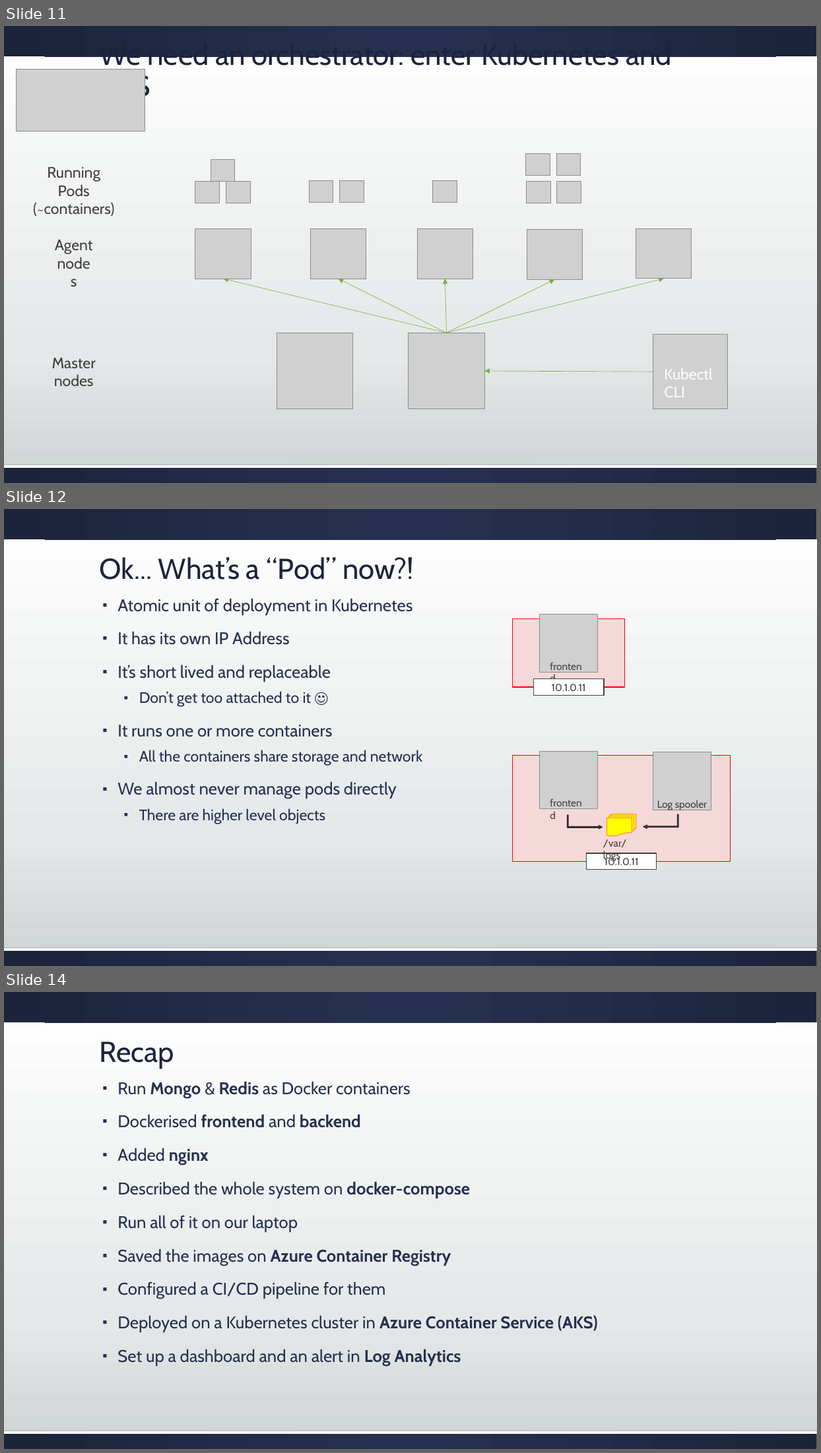
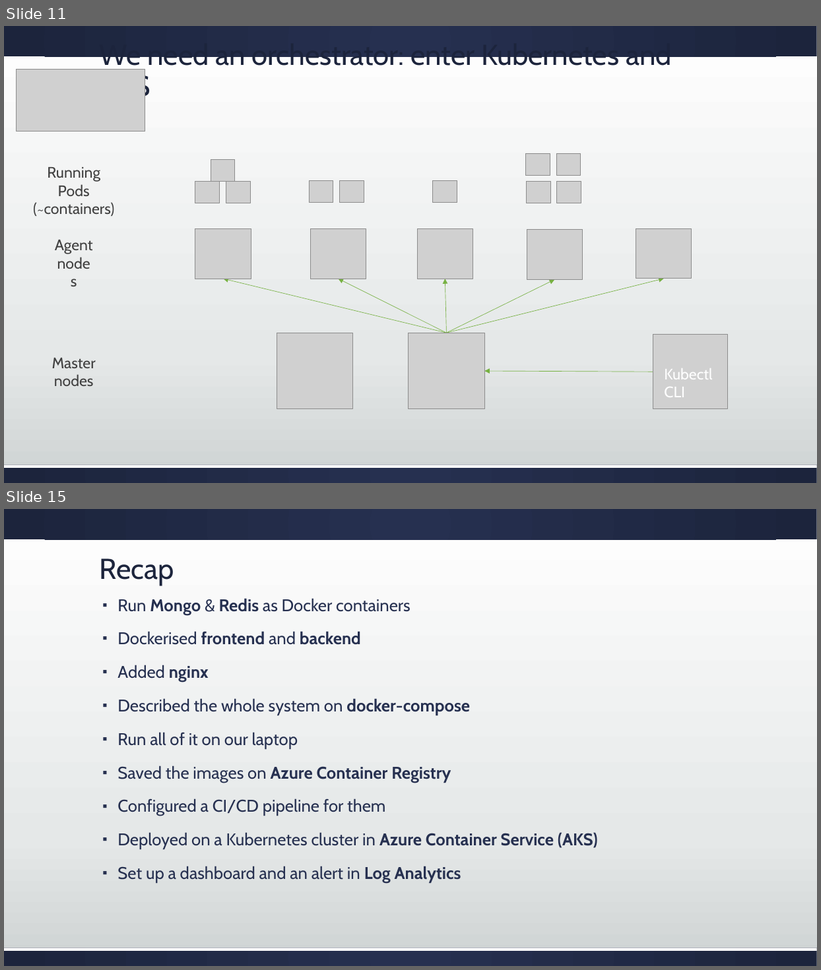
Before and after one commit to cradle77/DockerGettingStarted, a slide deck: slides.pptx. Shown one above the other, each under a label of ours: slides 11, 12 and 14 before the commit, slides 11 and 15 after it; the slides between them are not shown. The pictures are 821x1453 and 821x970 pixels, drawn with LibreOffice and Linux fonts; fonts in the diff are those of the drawing; grey boxes stand for pictures. Boxes give left, top, right and bottom in pixels: in the first picture for what was removed or moved away, otherwise in the second. Text is boxed around its words. In the diff, an @@ line names an element or a change of style, - is before the commit and + after.

```diff
--- a/slides.pptx
+++ b/slides.pptx
@@ slide 12 removed at box(4, 509, 817, 966), background gradient #FFFFFF to #E5E8E8 to #CDD2D2; not listed: 3 template elements that a slide beside it also shows @@
@@ title removed at box(100, 557, 414, 580) @@
-Ok... What’s a “Pod” now?!
@@ text removed at box(118, 598, 423, 824) @@
-▪ Atomic unit of deployment in Kubernetes
-▪ It has its own IP Address
-▪ It’s short lived and replaceable
-  ▪ Don’t get too attached to it ☺
-▪ It runs one or more containers
-  ▪ All the containers share storage and network
-▪ We almost never manage pods directly
-  ▪ There are higher level objects
@@ group removed at box(513, 615, 625, 696): 2 rectangles, 1 picture, 1 text @@
-frontend
-10.1.0.11
@@ group removed at box(513, 751, 731, 870): 3 texts, 2 rectangles, 2 pictures, 2 bent up arrows, 1 flow chart multidocument @@
-frontend
-10.1.0.11
-Log spooler
-/var/logs
@@ what was slide 14 is now slide 15 @@
```
Also in this commit, not shown: 9 slides changed, 3 slides added, 1 other slide removed, 31 other files.
